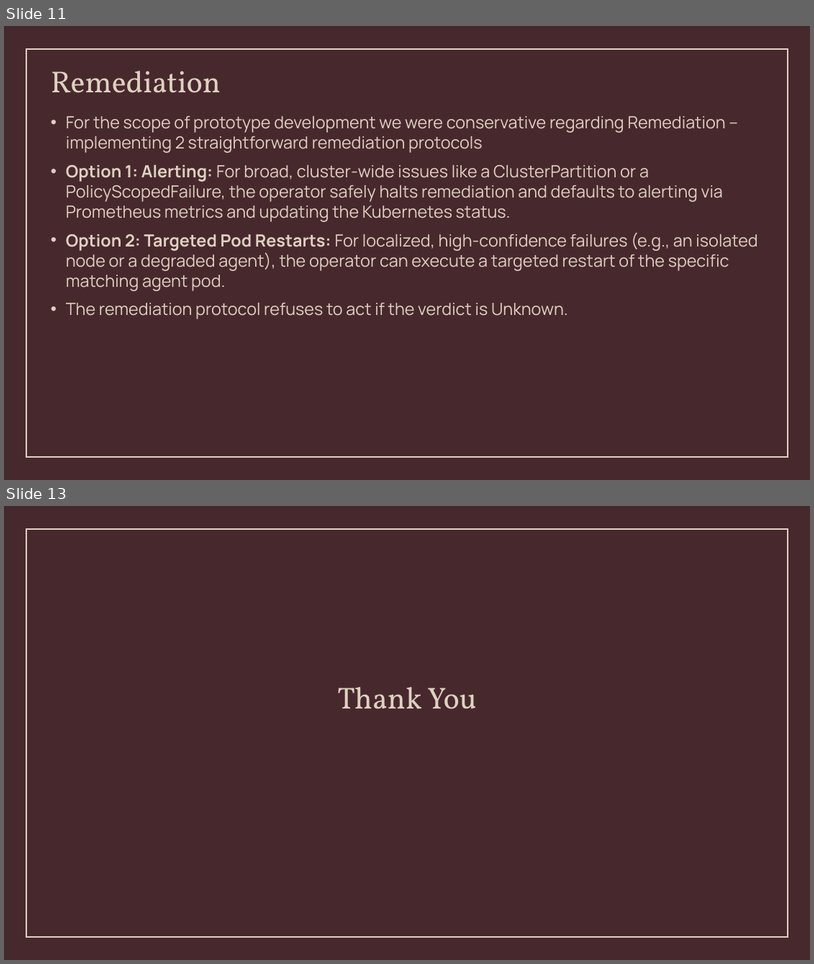
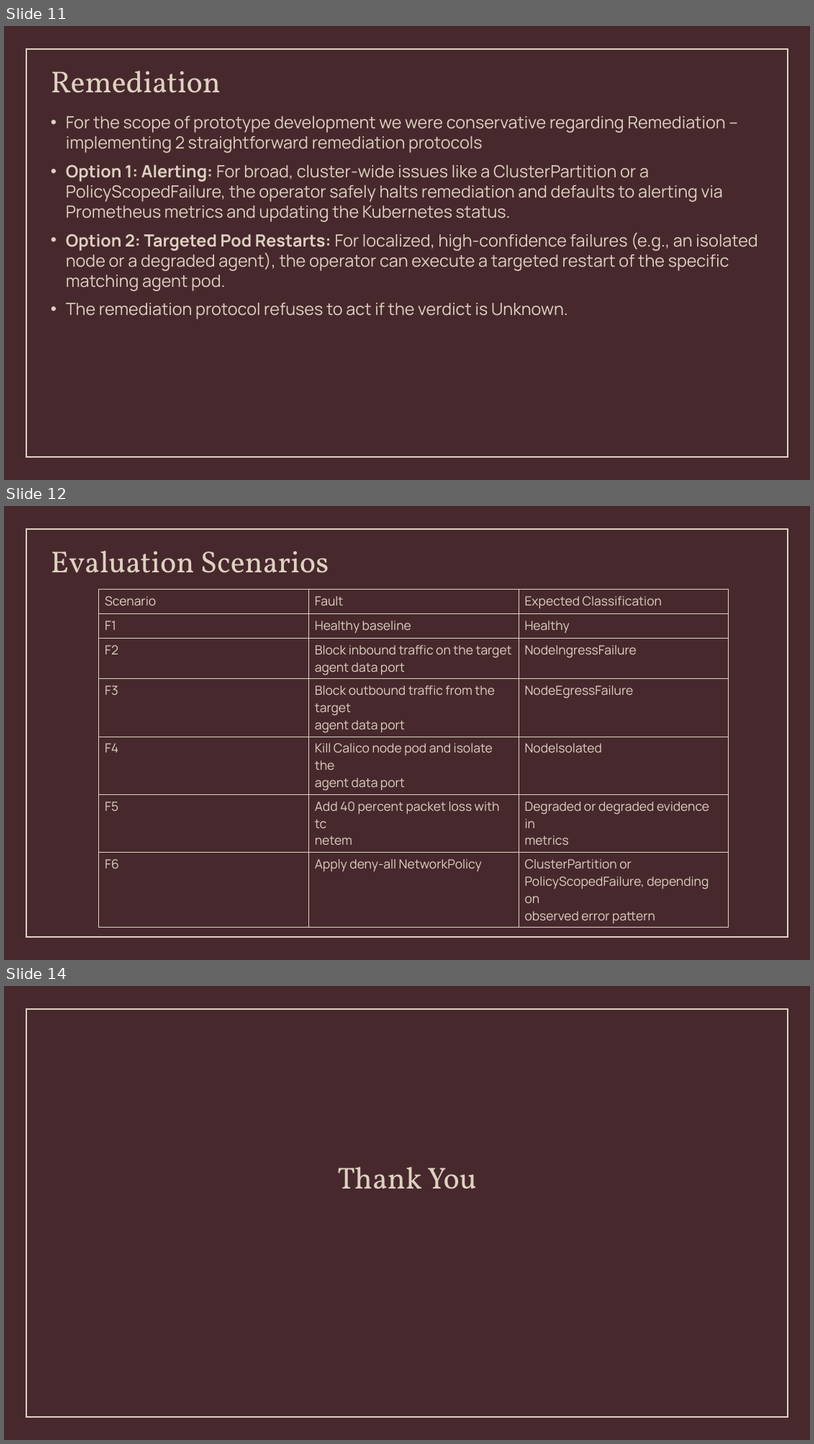
Before and after one commit to nilay-v3rma/CS331-T011-KubernetesSelfHealing, a slide deck: PPT/Extending Kubernetes Self-Healing for Networking Failure.pptx. Shown one above the other, each under a label of ours: slides 11 and 13 before the commit, slides 11, 12 and 14 after it; the slides between them are not shown. The pictures are 814x964 and 814x1444 pixels, drawn with LibreOffice and Linux fonts; fonts in the diff are those of the drawing. Boxes give left, top, right and bottom in pixels: in the first picture for what was removed or moved away, otherwise in the second. Text is boxed around its words. In the diff, an @@ line names an element or a change of style, - is before the commit and + after.

Commit message:
PPT includes Evaluation now

```diff
--- a/PPT/Extending Kubernetes Self-Healing for Networking Failure.pptx
+++ b/PPT/Extending Kubernetes Self-Healing for Networking Failure.pptx
@@ slide 12 added at [4,506,810,960], background #47292D; not listed: 1 template element that a slide beside it also shows @@
@@ title added at [51,551,329,573], 36 pt, text #DFD1C2 @@
+Evaluation Scenarios
@@ table added at [99,589,729,926], 7 rows, 3 columns @@
+Scenario | Fault | Expected Classification
+F1 | Healthy baseline | Healthy
+F2 | Block inbound traffic on the target / agent data port | NodeIngressFailure
+F3 | Block outbound traffic from the target / agent data port | NodeEgressFailure
+F4 | Kill Calico node pod and isolate the / agent data port | NodeIsolated
+F5 | Add 40 percent packet loss with tc / netem | Degraded or degraded evidence in / metrics
+F6 | Apply deny-all NetworkPolicy | ClusterPartition or / PolicyScopedFailure, depending on / observed error pattern
@@ what was slide 13 is now slide 14 @@
```
Also in this commit, not shown: 1 other slide added, 1 slide removed, 3 other files.
